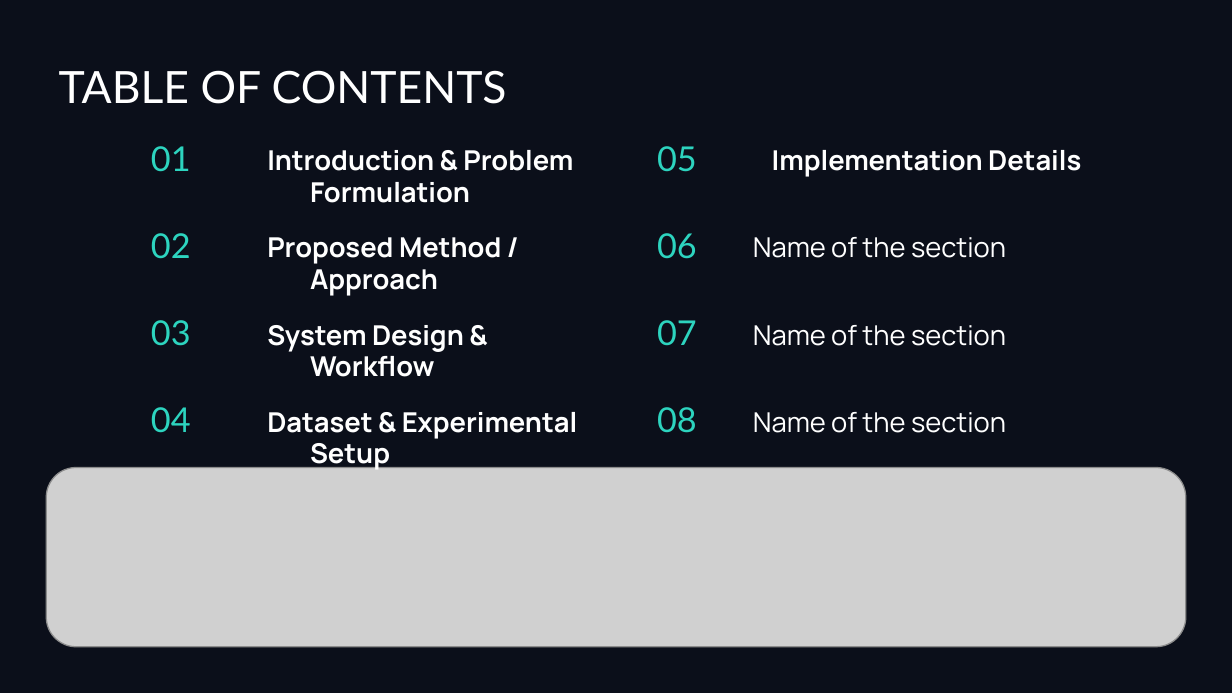
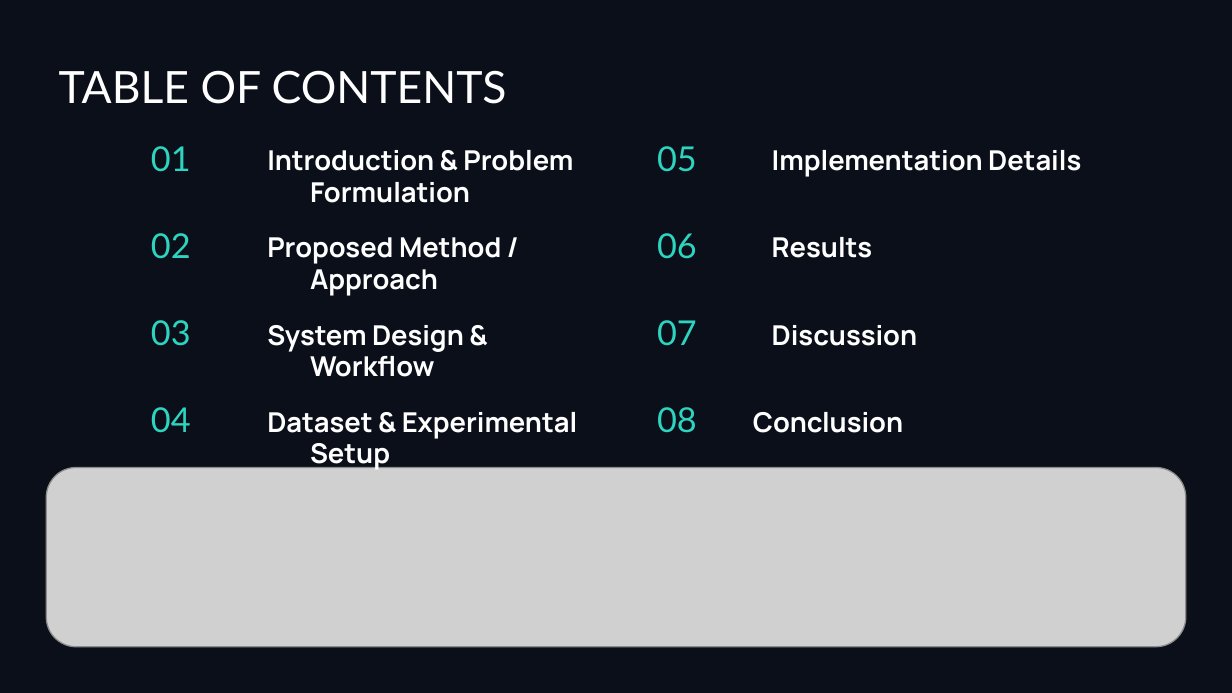
Before and after one commit to Anfal2004/XAI_M2, a slide deck: slide 2 of ST4CS_PPT.pptx. Drawn at 1232x693 pixels with LibreOffice and Linux fonts; fonts in the diff are those of the drawing; grey boxes stand for pictures; background and template pictures are left out. Boxes give left, top, right and bottom in pixels: in the first picture for what was removed or moved away, otherwise in the second. Text is boxed around its words. In the diff, an @@ line names an element or a change of style, - is before the commit and + after.

```diff
--- a/ST4CS_PPT.pptx
+++ b/ST4CS_PPT.pptx
@@ subtitle at (772,237,873,258): text changed; bold on @@
-Name of the section
+Results
@@ subtitle at (772,325,917,346): text changed; bold on @@
-Name of the section
+Discussion
@@ subtitle at (753,412,903,433): text changed; bold on @@
-Name of the section
+Conclusion
```
Also in this commit, not shown: 5 slides added.
